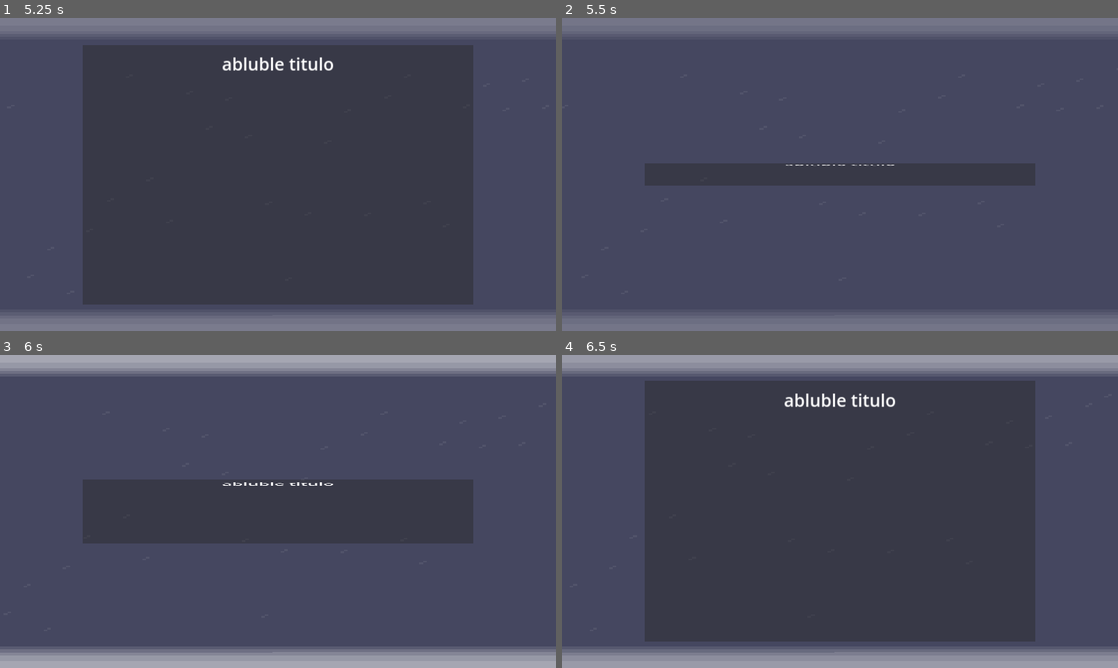
Above: before the commit, frames 1-4 (two rows, left to right).
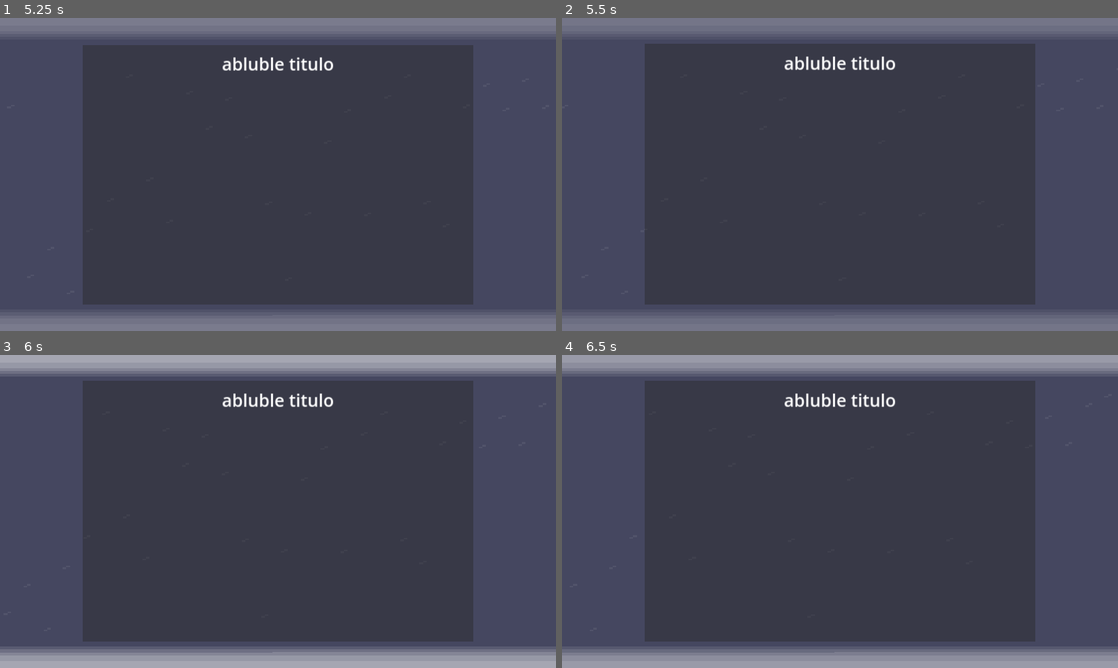
Above: after the commit, the same moments.

Repository: NomikuH8/godot-presentations
Game: Godot game, scene res://scenes/menu.tscn
Two runs of this game, one before a commit and one after it. Both use one fixed random seed, a clock stepped at 60 frames per second and the inputs below. The project has no main scene, so this scene is started directly.
Inputs (mouse positions are in pixels of both pictures, inside the frame that each line leads up to):
- Up to frame 1 (5.25 s): click "Começar apresentação" at 0.5 s; move the mouse to (400, 158) at 1.27 s; hold Right (ui_right) 1.28-2.03 s; move the mouse to (166, 190) at 2.02 s; hold Left (ui_left) 2.03-2.78 s; move the mouse to (333, 105) at 2.77 s; hold Right (ui_right) 2.78-4.28 s; move the mouse to (250, 237) at 3.52 s; tap Enter at 4.25 s; move the mouse to (444, 221) at 4.27 s; hold Left (ui_left) from 4.28 s (still down); move the mouse to (111, 127) at 5.02 s
- Up to frame 2 (5.5 s): keep holding Left (ui_left)
- Up to frame 3 (6 s): keep holding Left (ui_left); move the mouse to (305, 511) at 5.77 s
- Up to frame 4 (6.5 s): keep holding Left (ui_left)

Frame 1 is identical in both runs. In frame 2, 53% of the frame differs, in the area x 14-86%, y 8-92%; in frame 3, 44%; in frame 4, nothing differs.

Commit message:
desfeito merda, tudo funcionandooooo

Diff:
--- a/prefabs/slideshow/slide.tscn
+++ b/prefabs/slideshow/slide.tscn
@@ -131,7 +131,7 @@
 states/slide_idle/node = SubResource("AnimationNodeAnimation_ydiyw")
 states/slide_idle/position = Vector2(693, 100)
 transitions = ["slide_enter_grow", "slide_idle", SubResource("AnimationNodeStateMachineTransition_0l88u"), "Start", "sl …(435 unchanged characters)…
-graph_offset = Vector2(371.118, 35)
+graph_offset = Vector2(143.118, 31)
 
 [node name="Panel" type="Panel"]
 custom_minimum_size = Vector2(900, 600)
--- a/scripts/slideshow/Slide.gd
+++ b/scripts/slideshow/Slide.gd
@@ -81,8 +81,10 @@
 		visible = false
 		slide_disappeared.emit()
 
+
 func can_appear(value: bool):
 	animation_tree['parameters/conditions/can_enter'] = value
 
+
 func can_disappear(value: bool):
 	animation_tree['parameters/conditions/can_exit'] = value
--- a/scripts/slideshow/SlideControl.gd
+++ b/scripts/slideshow/SlideControl.gd
@@ -23,20 +23,20 @@
 
 
 func _on_slideshow_toolbar_next_slide():
-	previous_slide_index = current_slide_index
-	current_slide_index += 1
-	update_slide()
+	change_slide(current_slide_index + 1)
 
 
 func _on_slideshow_toolbar_previous_slide():
-	previous_slide_index = current_slide_index
-	current_slide_index -= 1
-	update_slide()
+	change_slide(current_slide_index - 1)
 
 
 func _on_slideshow_toolbar_slider_changed(value: int):
+	change_slide(value)
+
+
+func change_slide(to_index: int):
 	previous_slide_index = current_slide_index
-	current_slide_index = value
+	current_slide_index = to_index
 	update_slide()
 
 
@@ -45,5 +45,6 @@
 
 
 func _on_slide_disappeared():
+	slides[previous_slide_index].can_disappear(false)
 	slides[current_slide_index].visible = true
 	slides[current_slide_index].can_appear(true)
--- a/scripts/slideshow/SlideshowToolbar.gd
+++ b/scripts/slideshow/SlideshowToolbar.gd
@@ -31,7 +31,6 @@
 
 	if event.is_action_pressed("ui_right"):
 		_on_next_button_pressed()
-		return
 
 
 func _on_slide_slider_drag_ended(value_changed):
